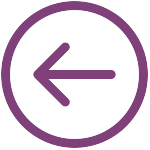
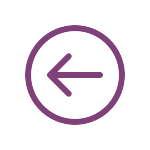
Layer changes from the first 150×150 image to the second:
painted on "Previous" over [1, 1, 148, 148]
